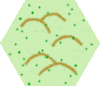
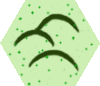
Layered file, before and after one edit (w=100, h=86). Changes by layer:
painted on "Hills" over 12, 11, 84, 77
